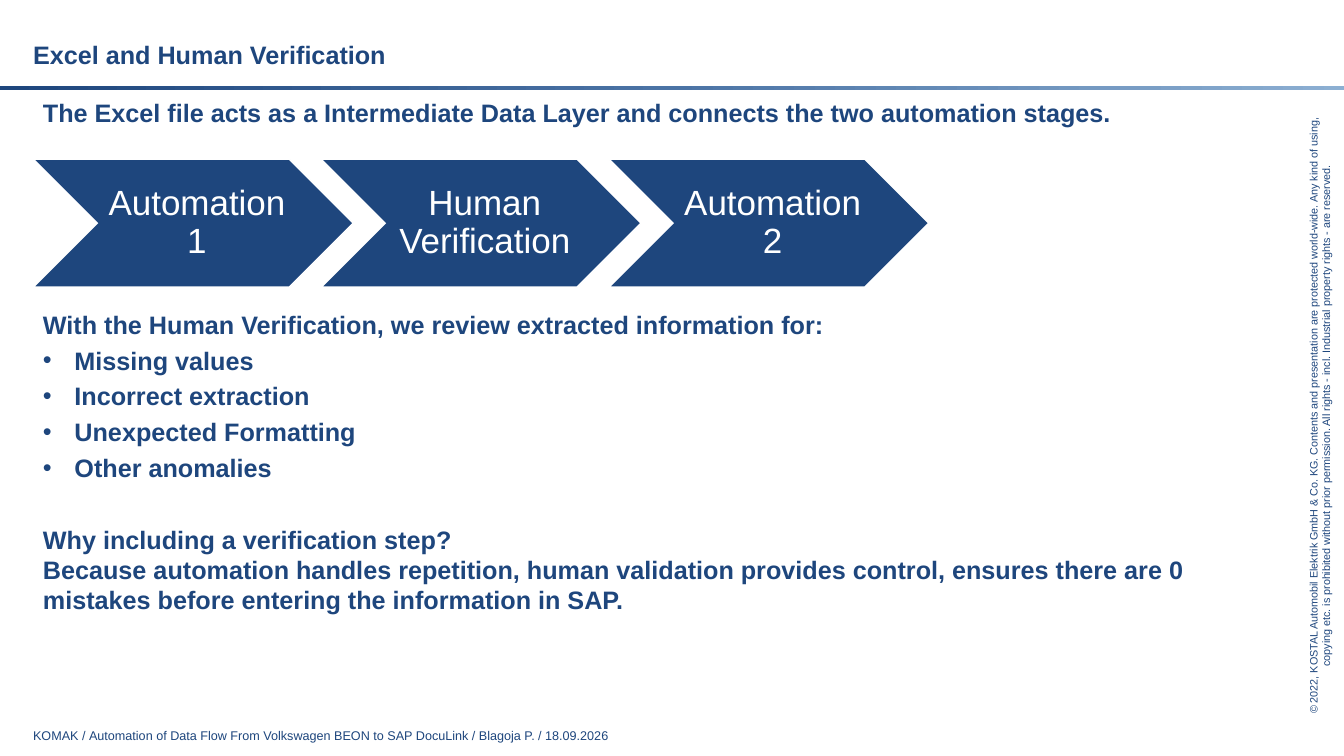
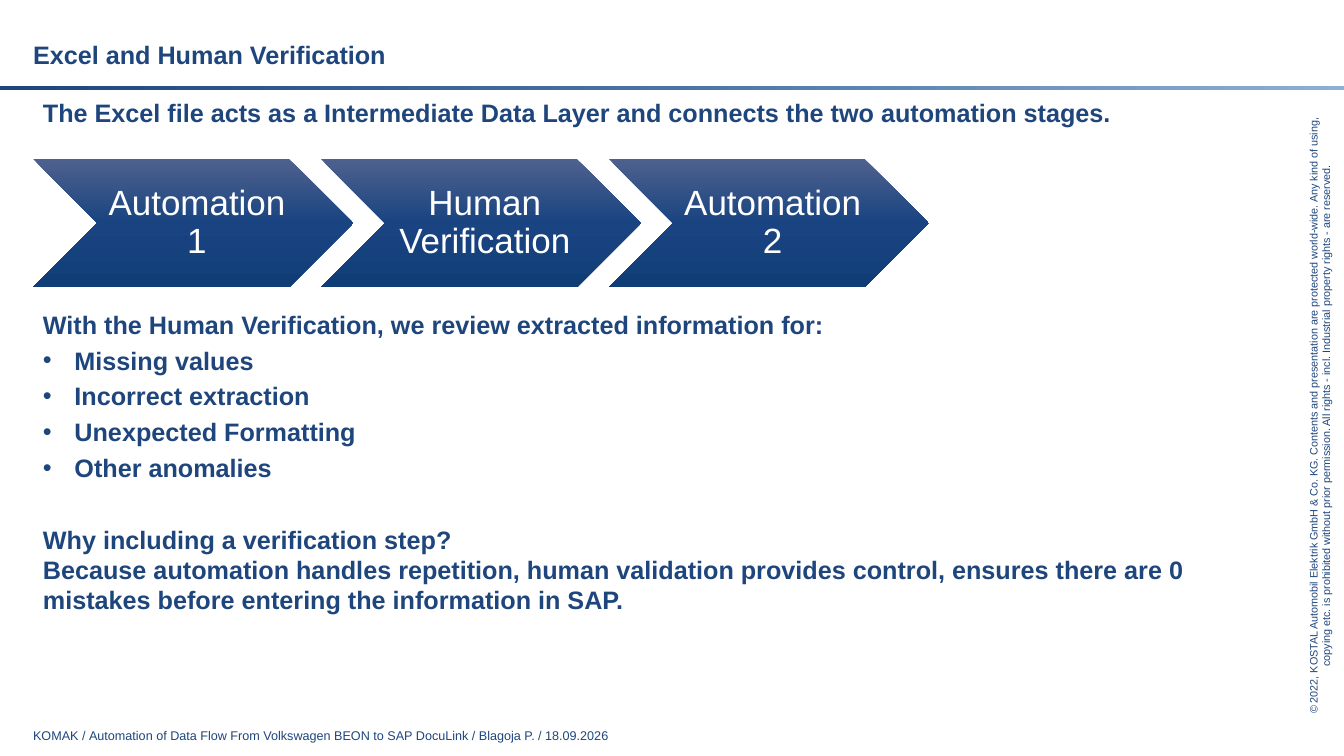
Before and after one commit to balepavleski78/pdf-report-automation, a slide deck: slide 7 of Presentation.pptx. Drawn at 1344x756 pixels with LibreOffice and Linux fonts; fonts in the diff are those of the drawing; background and template pictures are left out. Boxes give left, top, right and bottom in pixels: in the first picture for what was removed or moved away, otherwise in the second. Text is boxed around its words. In the diff, an @@ line names an element or a change of style, - is before the commit and + after.

```diff
--- a/Presentation.pptx
+++ b/Presentation.pptx
@@ fill #1E467D to gradient #4E628D to #194582 to #123D78; outline #FFFFFF 1 pt to none in 3 elements at (x1=33, y1=159, x2=353, y2=287), (x1=322, y1=159, x2=641, y2=287), (x1=609, y1=159, x2=929, y2=287) @@
```
Also in this commit, not shown: 5 other slides changed, 1 other file.
